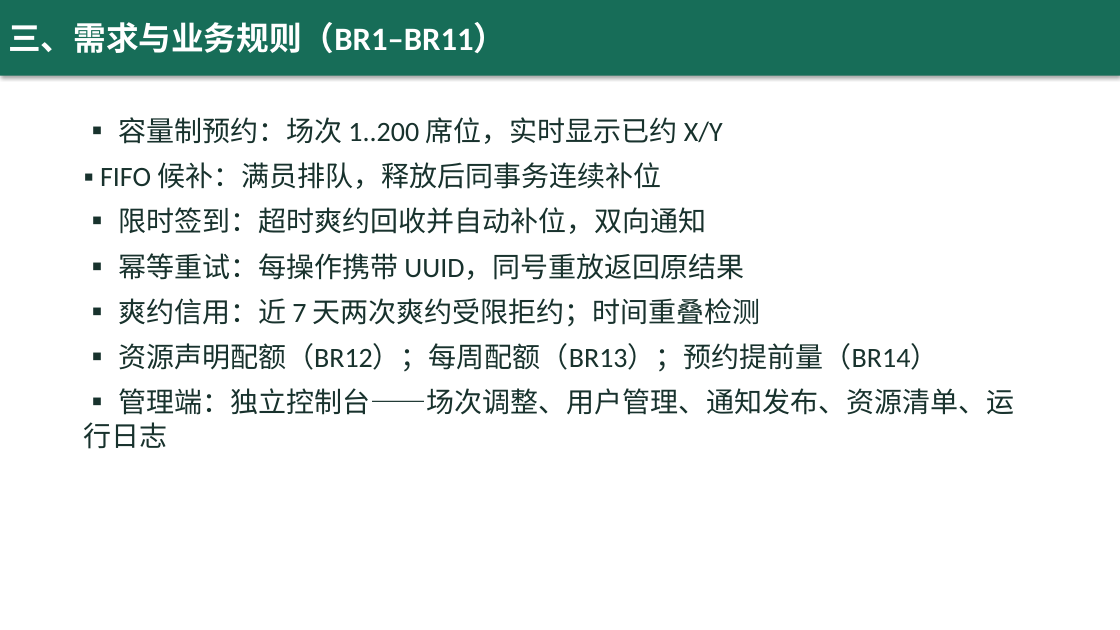
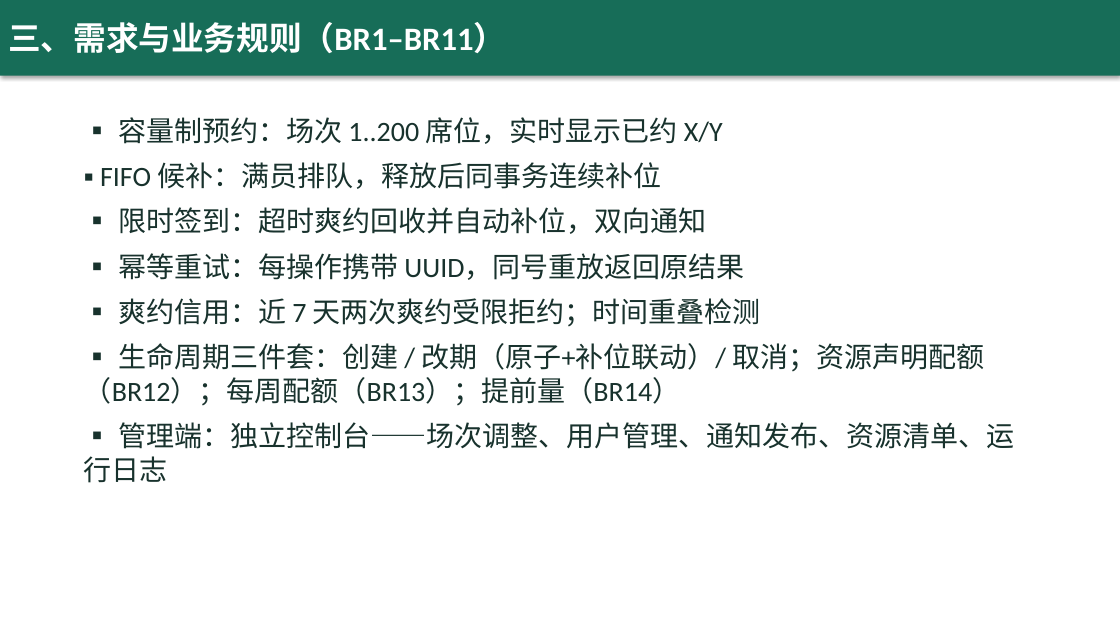
Before and after one commit to yq6666-66/lab-booking-system, a slide deck: slide 4 of docs/thesis/答辩演示.pptx. Drawn at 1120x630 pixels with LibreOffice and Linux fonts; fonts in the diff are those of the drawing. Boxes give left, top, right and bottom in pixels: in the first picture for what was removed or moved away, otherwise in the second. Text is boxed around its words. In the diff, an @@ line names an element or a change of style, - is before the commit and + after.

```diff
--- a/docs/thesis/答辩演示.pptx
+++ b/docs/thesis/答辩演示.pptx
@@ text at [84,343,985,406]: text changed @@
-▪ 资源声明配额（BR12）；每周配额（BR13）；预约提前量（BR14）
+▪ 生命周期三件套：创建 / 改期（原子+补位联动）/ 取消；资源声明配额（BR12）；每周配额（BR13）；提前量（BR14）
```
Also in this commit, not shown: 1 other slide changed, 15 other files.
